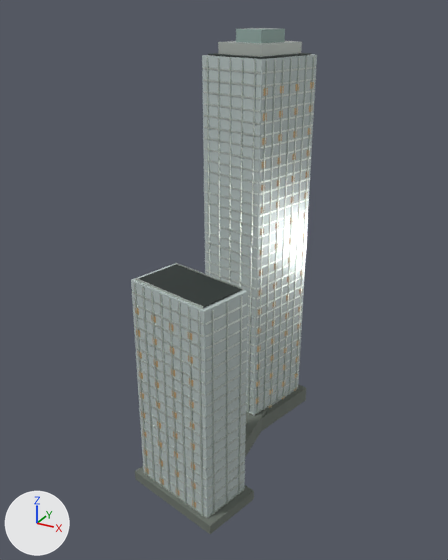
An edit to the Blender file landmarks/assets/aerospace-plaza.blend, drawn before and after from the same camera.
Both versions are drawn from a 50 mm lens placed at (155.0, -285.0, 256.0), pointed at (-1.0, -1.0, 114.0). The axes (+X, +Y, +Z) are drawn at lower left. The lights are the same throughout. The picture after the commit comes second.

The scene before the commit, as lines of its bpy script (objects in view):
```python
ob_crown_screen = bpy.data.objects.new('crown_screen', me_crown_screen)
ob_crown_screen.location = (0.0, 0.0, 0.0)
ob_crown_step = bpy.data.objects.new('crown_step', me_crown_step)
ob_crown_step.location = (0.0, 0.0, 0.0)
ob_envelope = bpy.data.objects.new('envelope', me_envelope)
ob_envelope.location = (0.0, 0.0, 0.0)
ob_fins = bpy.data.objects.new('fins', me_fins)
ob_fins.location = (0.0, 0.0, 0.0)
ob_floor_bands = bpy.data.objects.new('floor_bands', me_floor_bands)
ob_floor_bands.location = (0.0, 0.0, 0.0)
ob_parapet = bpy.data.objects.new('parapet', me_parapet)
ob_parapet.location = (0.0, 0.0, 0.0)
# also in view: 'podium' at (1.0, 4.0, 5.0); 'roof_deck' at (1.0, 3.0, 181.0); 'podium_link' at (0.0, 0.0, 6.0); 'night_windows' at (-3.0, 4.0, 112.0)
```
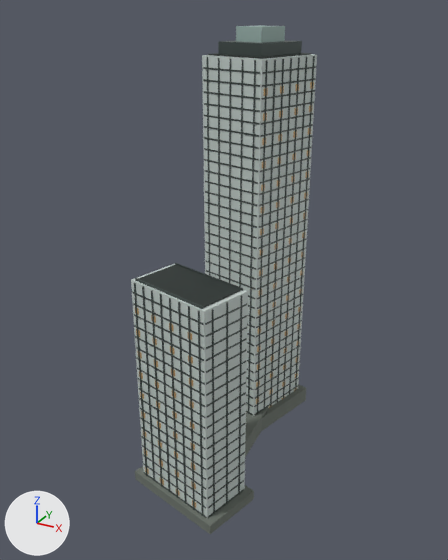
Changed parts and their boxes [x1, y1, x2, y2] in the pictures (448 x 560 px):
'envelope', surface changed: [131, 54, 317, 518] in both
'fins', recoloured, surface changed: [134, 56, 315, 516] in both
'floor_bands', recoloured, surface changed: [132, 66, 316, 518] in both
'crown_step', recoloured, surface changed (light grey to dark grey): [218, 41, 302, 57] in both
'parapet', recoloured, surface changed: [135, 263, 243, 309] in both

Diff of the bpy script that builds the scene:
```diff
--- a/landmarks/assets/aerospace-plaza.blend.py
+++ b/landmarks/assets/aerospace-plaza.blend.py
@@ mat_glass @@
 mat_glass.metallic = 0.22
-mat_glass.roughness = 0.16
+mat_glass.roughness = 0.58
@@ mat_metal @@
 mat_metal = principled_material('metal')
-mat_metal.base_color = (0.665, 0.723, 0.672)  # light grey #d5ddd6
+mat_metal.base_color = (0.0685, 0.0908, 0.0844)  # dark grey #4a5552
 mat_metal.metallic = 0.72
-mat_metal.roughness = 0.28
+mat_metal.roughness = 0.48
```
